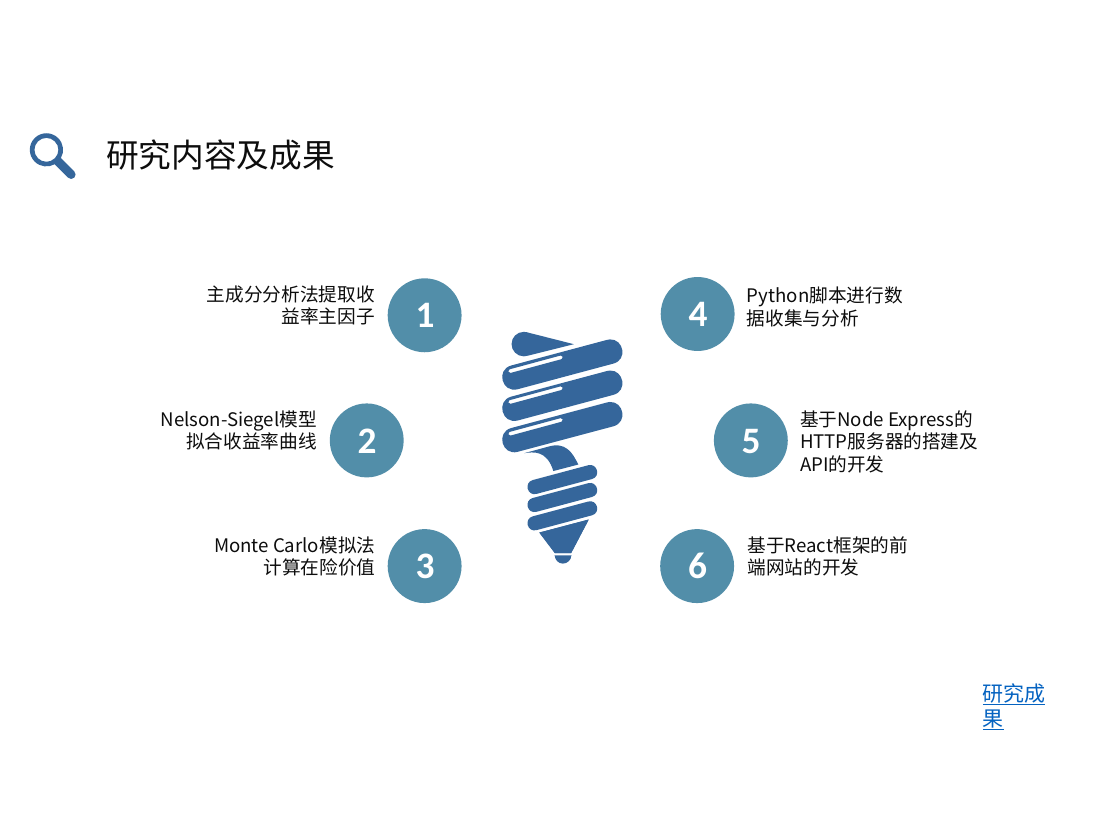
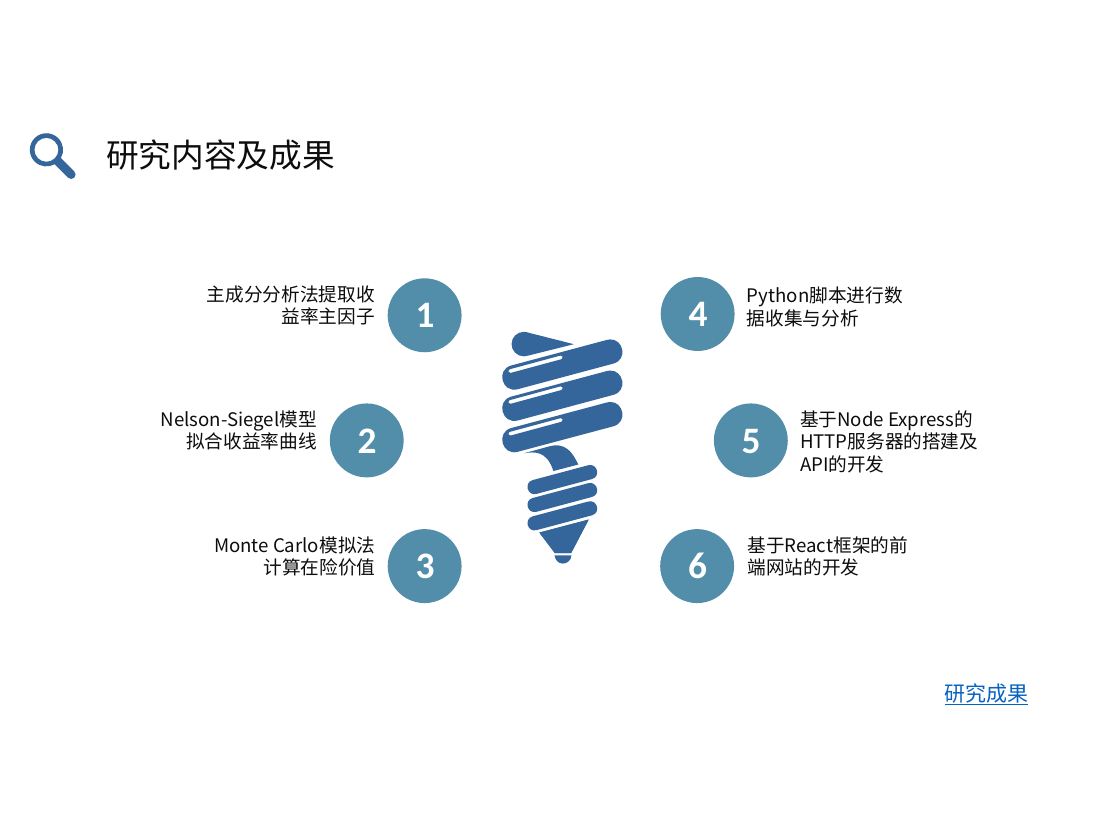
Before and after one commit to zhongdeming428/graduation-design, a slide deck: slide 5 of 阶段性报告/毕设答辩.pptx (slide 4 before the commit). Drawn at 1120x840 pixels with LibreOffice and Linux fonts; fonts in the diff are those of the drawing. Boxes give left, top, right and bottom in pixels: in the first picture for what was removed or moved away, otherwise in the second. Text is boxed around its words. In the diff, an @@ line names an element or a change of style, - is before the commit and + after.

```diff
--- a/阶段性报告/毕设答辩.pptx
+++ b/阶段性报告/毕设答辩.pptx
@@ text "研究成果" rewrapped from box(983, 683, 1046, 730) to box(945, 683, 1029, 705) @@
```
Also in this commit, not shown: 1 other slide changed, 16 slides added, 2 slides removed, 1 other file.
